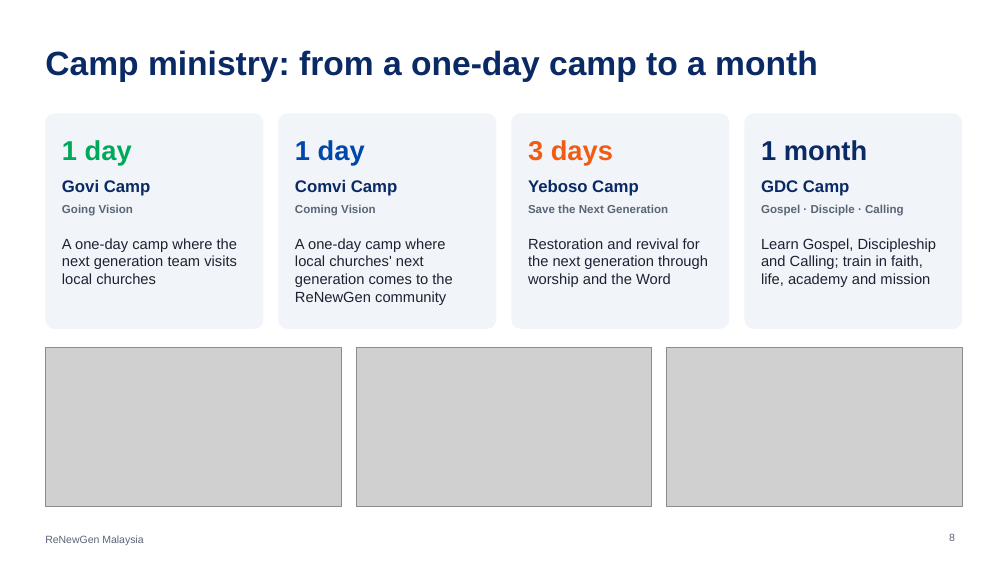
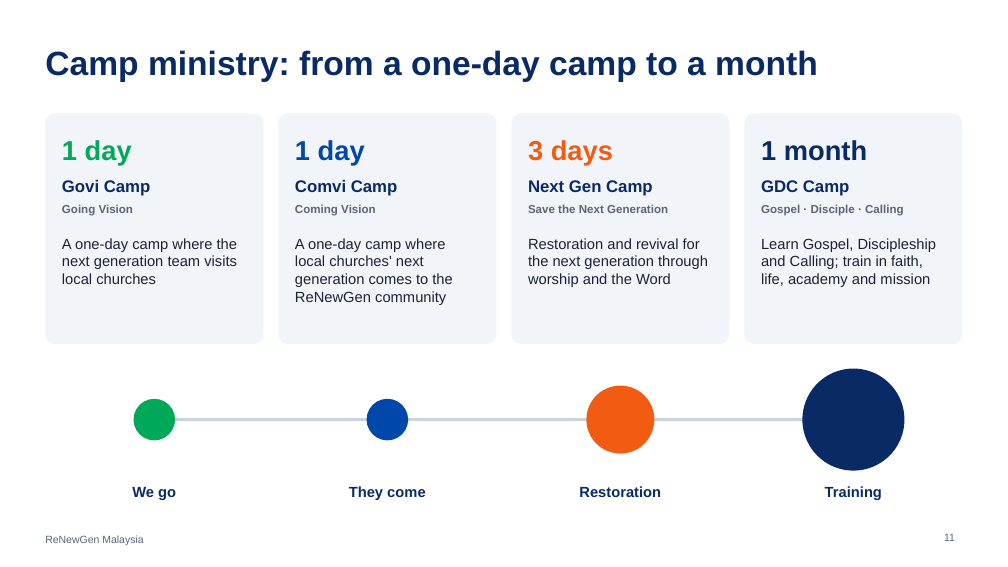
Before and after one commit to ChampionJohan/Johan, a slide deck: slide 11 of renewgen-malaysia/ReNewGen_Malaysia_EN.pptx (slide 8 before the commit). Drawn at 1008x567 pixels with LibreOffice and Linux fonts; fonts in the diff are those of the drawing; grey boxes stand for pictures. Boxes give left, top, right and bottom in pixels: in the first picture for what was removed or moved away, otherwise in the second. Text is boxed around its words. In the diff, an @@ line names an element or a change of style, - is before the commit and + after.

```diff
--- a/renewgen-malaysia/ReNewGen_Malaysia_EN.pptx
+++ b/renewgen-malaysia/ReNewGen_Malaysia_EN.pptx
@@ rounded rectangle: place and size @@
-rounded rectangle at (511,113,729,329)
+rounded rectangle at (511,113,729,344)
@@ text at (528,180,653,196): text changed @@
-Yeboso Camp
+Next Gen Camp
@@ picture removed at (45,348,341,507) @@
@@ picture removed at (356,348,652,507) @@
@@ picture removed at (667,348,963,507) @@
@@ ellipse added at (587,386,655,454), fill #F25C12 @@
@@ ellipse added at (802,369,904,471), fill #0A2A66 @@
@@ ellipse added at (134,399,175,441), fill #00A859 @@
@@ ellipse added at (367,399,408,441), fill #0047AB @@
@@ line added from (154, 420) to (854, 420), #C9D2DF 3 pt @@
@@ text added at (132,487,176,500), 14 pt, text #0A2A66, bold @@
+We go
@@ text added at (349,486,425,500), 14 pt, text #0A2A66, bold @@
+They come
@@ text added at (579,486,661,497), 14 pt, text #0A2A66, bold @@
+Restoration
@@ text added at (825,486,882,500), 14 pt, text #0A2A66, bold @@
+Training
@@ page number at (944,534,955,541): text changed @@
-8
+11
```
Also in this commit, not shown: 7 other slides changed, 3 slides added, 9 other files.
